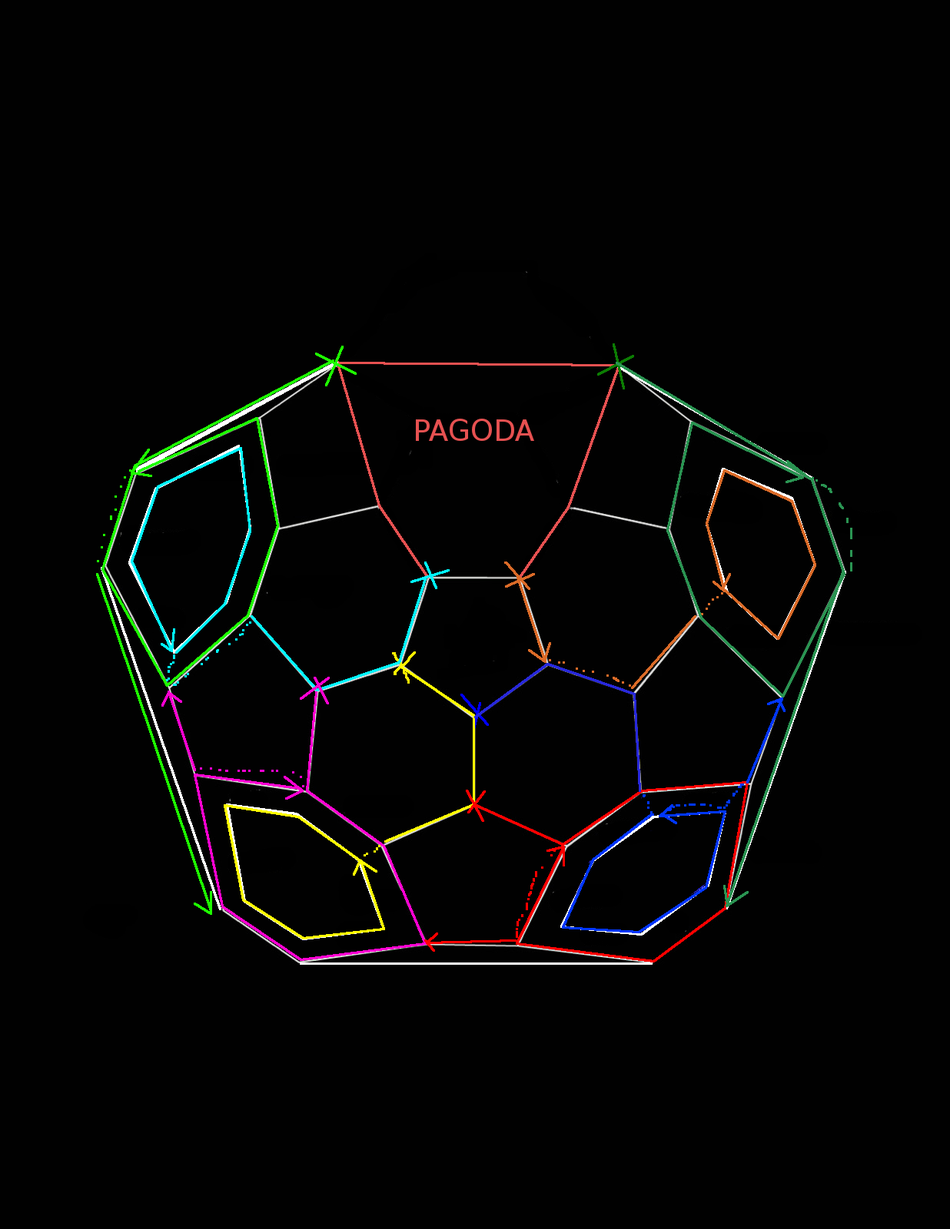
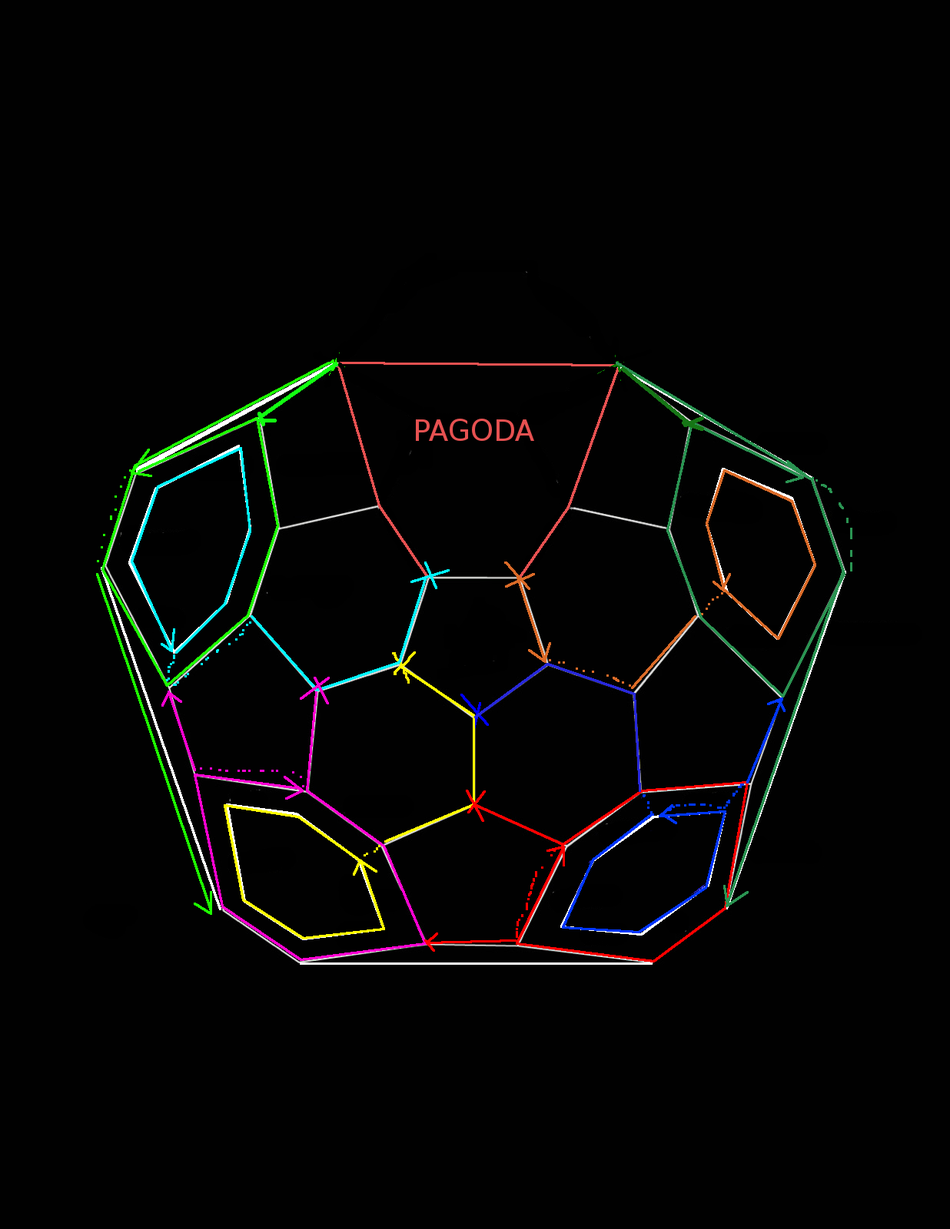
Layered file, before and after one edit (950x1229). Changes by layer:
painted on "led strips" over [256, 343, 704, 432]
